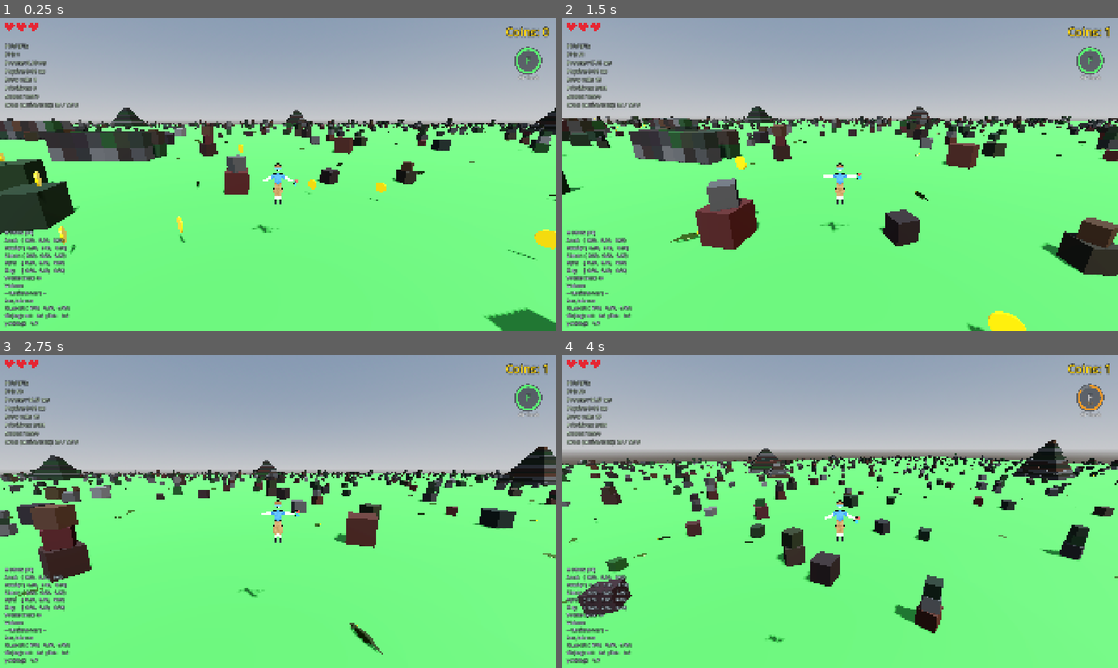
Above: before the commit, frames 1-4 (two rows, left to right).
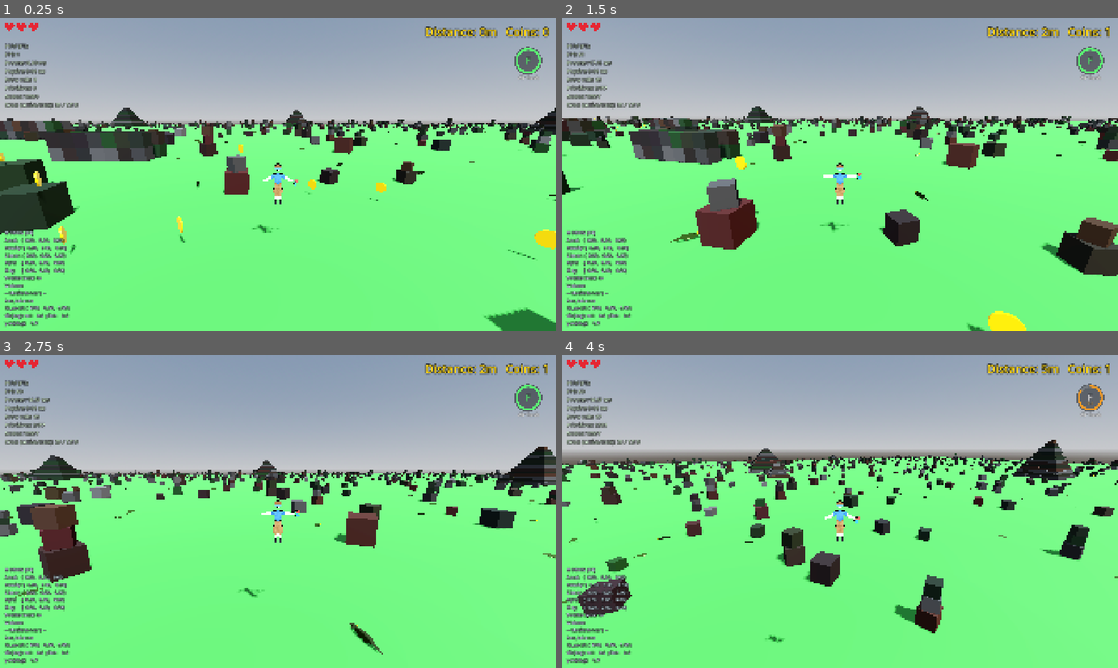
Above: after the commit, the same moments.

Repository: korjavin/godot-test1
Game: Godot game, scene res://scenes/main.tscn
Two runs of this game, one before a commit and one after it. Both use one fixed random seed, a clock stepped at 60 frames per second and the inputs below.
Inputs (mouse positions are in pixels of both pictures, inside the frame that each line leads up to):
- Up to frame 1 (0.25 s): no input
- Up to frame 2 (1.5 s): tap Enter at 0.5 s; move the mouse to (867, 174) at 0.52 s; hold Shift (run) 0.53-1.28 s; hold W (move_forward) from 0.53 s (still down); tap Space (jump) at 0.77, 1.07 s; move the mouse to (812, 174) at 1.27 s; tap Ctrl (duck) at 1.35 s
- Up to frame 3 (2.75 s): keep holding W (move_forward); tap Space (jump) at 1.52, 1.82 s; tap Shift (run) at 1.55 s; move the mouse to (289, 505) at 2.02 s; hold Shift (run) from 2.03 s (still down)
- Up to frame 4 (4 s): keep holding W (move_forward); move the mouse to (834, 517) at 2.77 s; release Shift (run) at 2.78 s; tap F (special_ability) at 2.85 s; tap Space (jump) at 3.02, 3.32, 3.77 s; tap Shift (run) at 3.05, 3.8 s; move the mouse to (878, 514) at 3.52 s; hold R (switch_character) from 3.53 s (still down)

The runs differ from the first frame. In frame 1, 0.4% of the frame differs, in the area x 6-97%, y 2-26%; in frame 2, 0.4%; in frame 3, 0.4%; in frame 4, 0.4%.

Commit message:
feat: distance as headline score (live HUD + game-over screen)

Diff:
--- a/scripts/coin_hud.gd
+++ b/scripts/coin_hud.gd
@@ -1,9 +1,10 @@
 extends Label
-## Coin counter HUD (top-right of the screen).
+## Score HUD (top-right of the screen): distance travelled plus coin count.
 ##
-## Each frame this mirrors the player's coin count into the label text. It finds
-## the player through the "player" group rather than a hard reference, matching
-## the rest of the project, so it keeps working across player respawns.
+## Each frame this mirrors the player's distance (the headline score — see
+## run_distance in player_controller.gd) and coin count into the label text. It
+## finds the player through the "player" group rather than a hard reference,
+## matching the rest of the project, so it keeps working across player respawns.
 
 ## Cached player reference (re-fetched if it ever goes away).
 var player: Node = null
@@ -14,4 +15,5 @@
 		player = get_tree().get_first_node_in_group("player")
 
 	if player and "coins_collected" in player:
-		text = "Coins: %d" % player.coins_collected
+		var distance: int = player.run_distance if "run_distance" in player else 0
+		text = "Distance: %dm   Coins: %d" % [distance, player.coins_collected]
--- a/scripts/game_over_ui.gd
+++ b/scripts/game_over_ui.gd
@@ -11,7 +11,9 @@
 ## restart_game(); it never holds a hard reference, matching the rest of the
 ## project's group-based wiring.
 
-## The label we rewrite each time the screen appears, to show the coin count.
+## The labels we rewrite each time the screen appears. Distance is the HEADLINE
+## score (bigger, above the coin tally) — see run_distance in player_controller.gd.
+var distance_label: Label = null
 var coins_label: Label = null
 
 
@@ -60,6 +62,17 @@
 	title.add_theme_constant_override("outline_size", 10)
 	vbox.add_child(title)
 
+	# Headline distance score (rewritten by show_game_over) — larger than the coin
+	# tally because distance is the run's primary score.
+	distance_label = Label.new()
+	distance_label.text = "Distance: 0m"
+	distance_label.horizontal_alignment = HORIZONTAL_ALIGNMENT_CENTER
+	distance_label.add_theme_font_size_override("font_size", 48)
+	distance_label.add_theme_color_override("font_color", Color(1, 1, 1))
+	distance_label.add_theme_color_override("font_outline_color", Color(0, 0, 0))
+	distance_label.add_theme_constant_override("outline_size", 8)
+	vbox.add_child(distance_label)
+
 	# Final coin tally (rewritten by show_game_over).
 	coins_label = Label.new()
 	coins_label.text = "Coins collected: 0"
@@ -82,8 +95,10 @@
 	vbox.add_child(button_wrap)
 
 
-func show_game_over(coins: int) -> void:
-	"""Reveal the screen and report the final coin count."""
+func show_game_over(coins: int, distance: int = 0) -> void:
+	"""Reveal the screen and report the run's distance (headline) and coin count."""
+	if distance_label:
+		distance_label.text = "Distance: %dm" % distance
 	if coins_label:
 		coins_label.text = "Coins collected: %d" % coins
 	visible = true
--- a/scripts/player_controller.gd
+++ b/scripts/player_controller.gd
@@ -108,6 +108,14 @@
 ## survive a crocodile bite (we only lose a life); they are reset to 0 only on a
 ## full restart from the Game Over screen (see restart_game / reset_position).
 var coins_collected: int = 0
+
+## Headline score: how far this run has travelled, in metres. The coin road's
+## centerline X is strictly increasing by construction (see endless_terrain.gd —
+## `road_max_heading_deg < 90` so cos(heading) > 0), which means the farthest X
+## the player has ever reached IS the distance along the run — no path
+## integration needed. We track a running max so backtracking never lowers it.
+## Reset to 0 only on a full restart (restart_game / reset_position).
+var run_distance: int = 0
 
 ## "Caught" sequence: when a crocodile bites the player we freeze briefly (so the
 ## bite is actually visible), flash the screen red and shake the camera, then
@@ -376,6 +384,10 @@
 			clear_nearby_crocodiles(global_position)
 		return
 
+	# STEP 0.4: Record the headline distance score — the farthest world X reached
+	# this run (see run_distance above for why farthest-X == distance travelled).
+	run_distance = maxi(run_distance, int(global_position.x))
+
 	# STEP 0.5: Tick ability cooldowns / the Windman air boost, then read the F key.
 	# Done before gravity so an active boost can soften this frame's fall.
 	_update_ability_timers(delta)
@@ -1142,8 +1154,8 @@
 
 	var panel := get_tree().get_first_node_in_group("game_over_ui")
 	if panel and panel.has_method("show_game_over"):
-		panel.show_game_over(coins_collected)
-	print("Game over! Final coins: %d" % coins_collected)
+		panel.show_game_over(coins_collected, run_distance)
+	print("Game over! Distance: %dm, final coins: %d" % [run_distance, coins_collected])
 
 
 func restart_game() -> void:
@@ -1153,6 +1165,7 @@
 	the origin spawn with the mouse recaptured.
 	"""
 	coins_collected = 0
+	run_distance = 0
 	lives = MAX_LIVES
 	is_game_over = false
 	is_caught = false
@@ -1215,8 +1228,9 @@
 	# Define spawn point
 	var spawn_point = Vector3(0, 2, 0)
 
-	# A full restart wipes the coin count.
+	# A full restart wipes the coin count and the distance score.
 	coins_collected = 0
+	run_distance = 0
 
 	# Clear any crocodiles near the spawn point
 	clear_nearby_crocodiles(spawn_point)
Not shown, changed: docs/plans/20260814-gameplay-loop.md
